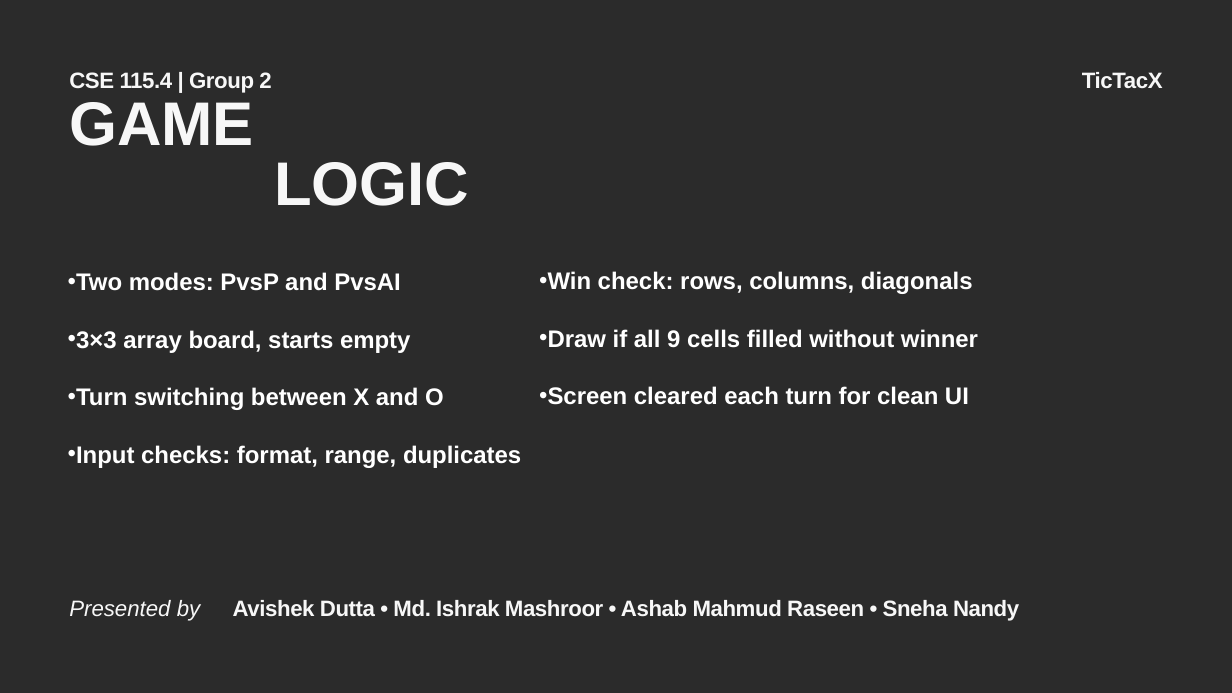
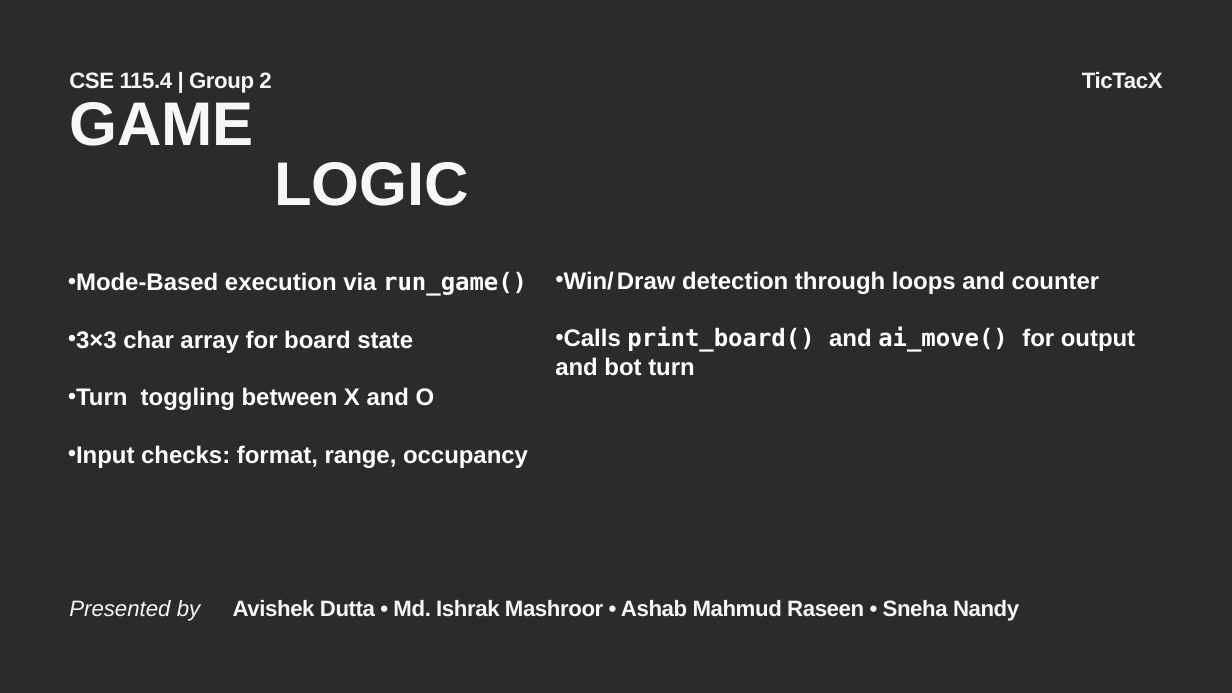
Before and after one commit to tyroruyk/tictacx, a slide deck: slide 10 of others/TicTacX.pptx. Drawn at 1232x693 pixels with LibreOffice and Linux fonts; fonts in the diff are those of the drawing; background and template pictures are left out; a plain dark background stands for a picture behind light text. Boxes give left, top, right and bottom in pixels: in the first picture for what was removed or moved away, otherwise in the second. Text is boxed around its words. In the diff, an @@ line names an element or a change of style, - is before the commit and + after.

```diff
--- a/others/TicTacX.pptx
+++ b/others/TicTacX.pptx
@@ text at box(76, 272, 528, 468): text changed @@
-• Two modes: PvsP and PvsAI
-• 3×3 array board, starts empty
-• Turn switching between X and O
-• Input checks: format, range, duplicates
+• Mode-Based execution via run_game()
+• 3×3 char array for board state
+• Turn toggling between X and O
+• Input checks: format, range, occupancy
@@ text at box(555, 271, 1135, 376): text changed @@
-• Win check: rows, columns, diagonals
-• Draw if all 9 cells filled without winner
-• Screen cleared each turn for clean UI
+• Win/ Draw detection through loops and counter
+• Calls print_board() and ai_move() for output and bot turn
```
Also in this commit, not shown: 1 other slide changed, 2 slides added, 2 slides removed.
